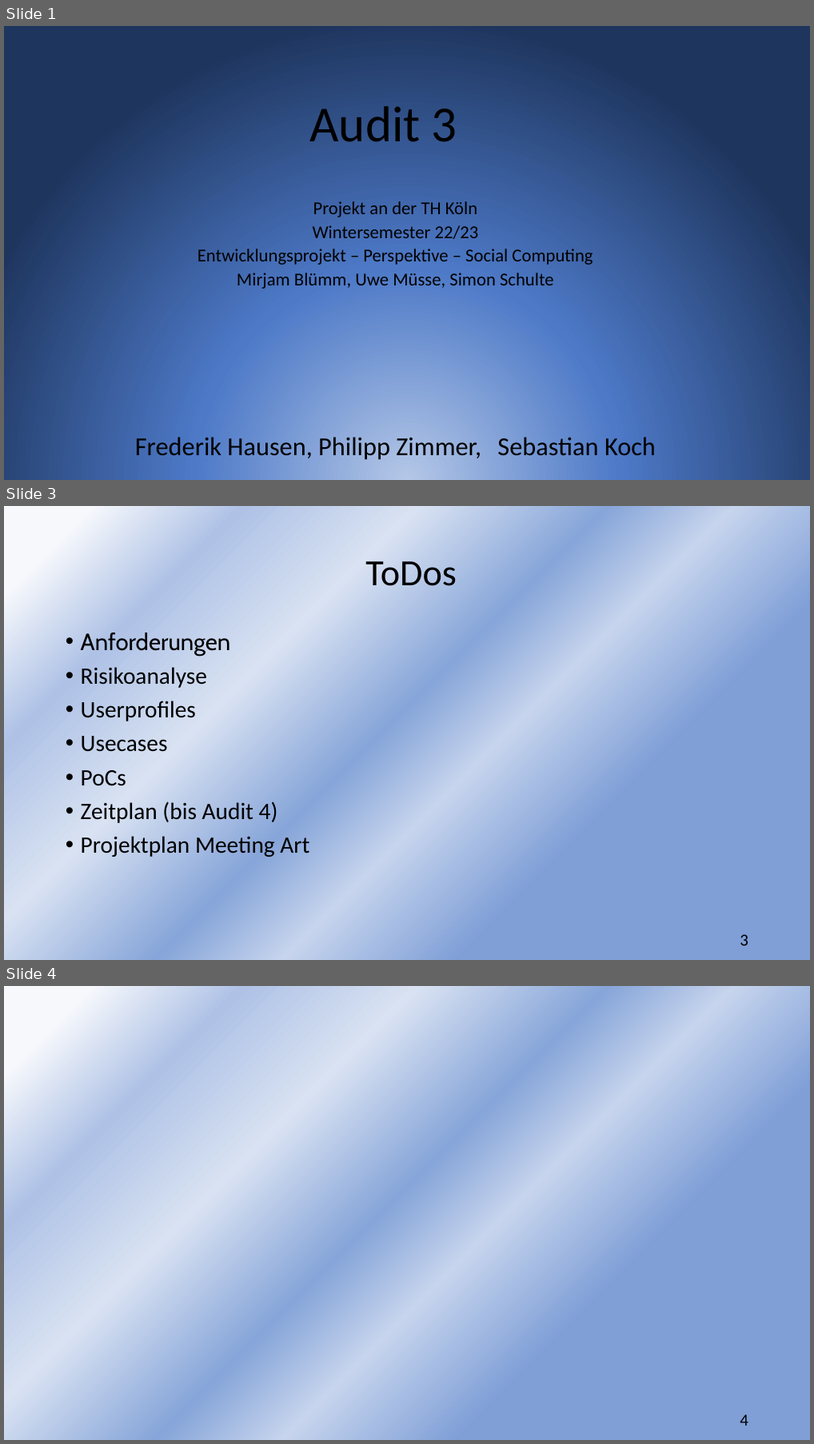
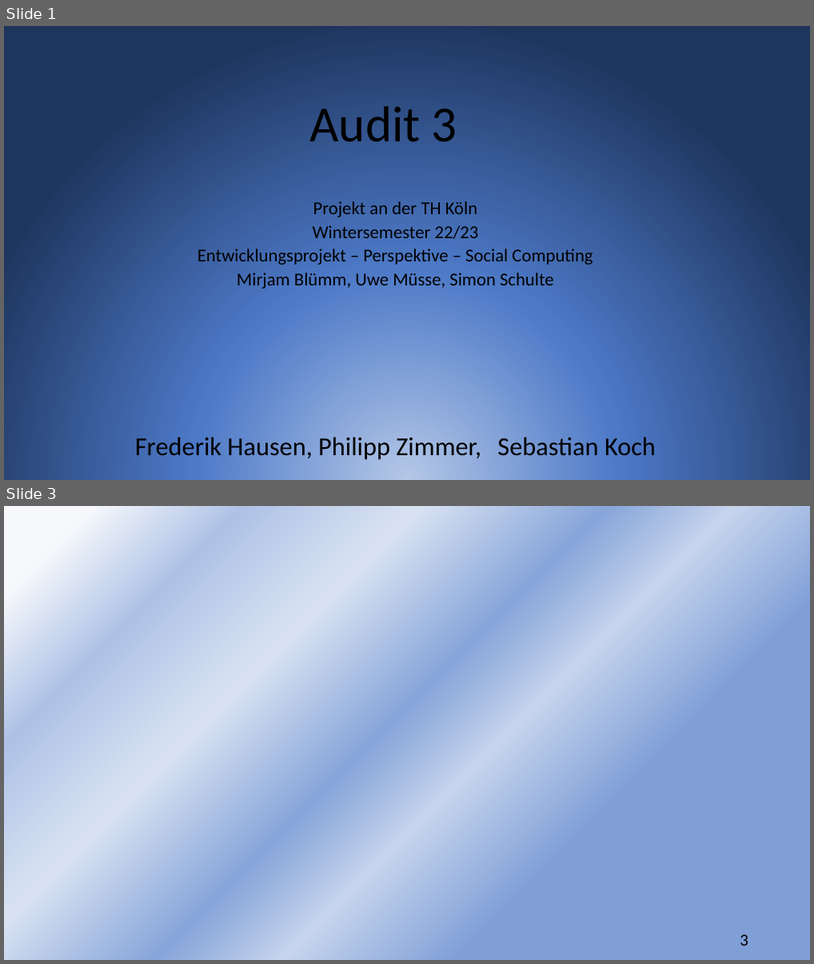
Before and after one commit to sebastiankoch10/EPWS2223HausenKochZimmer, a slide deck: Audits/EPWS2223HausenKochZimmer Audit 3.pptx. Shown one above the other, each under a label of ours: slides 1, 3 and 4 before the commit, slides 1 and 3 after it; the slides between them are not shown. The pictures are 814x1444 and 814x964 pixels, drawn with LibreOffice and Linux fonts; fonts in the diff are those of the drawing. Boxes give left, top, right and bottom in pixels: in the first picture for what was removed or moved away, otherwise in the second. Text is boxed around its words. In the diff, an @@ line names an element or a change of style, - is before the commit and + after.

```diff
--- a/Audits/EPWS2223HausenKochZimmer Audit 3.pptx
+++ b/Audits/EPWS2223HausenKochZimmer Audit 3.pptx
@@ slide 3 removed at <box>4,506,810,960</box>, background gradient #F6F8FC to #AFC2E6 to #D8E2F2 to #87A5D9 to #C6D4ED to #809FD7 @@
@@ title removed at <box>366,561,457,586</box> @@
-ToDos
@@ text removed at <box>81,632,310,856</box> @@
-• Anforderungen
-• Risikoanalyse
-• Userprofiles
-• Usecases
-• PoCs
-• Zeitplan (bis Audit 4)
-• Projektplan Meeting Art
@@ page number removed at <box>740,934,749,945</box> @@
-3
@@ what was slide 4 is now slide 3 @@
@@ page number at <box>740,934,749,945</box>: text changed @@
-4
+3
```
Also in this commit, not shown: 1 slide changed, 1 slide added, 2 other files.
